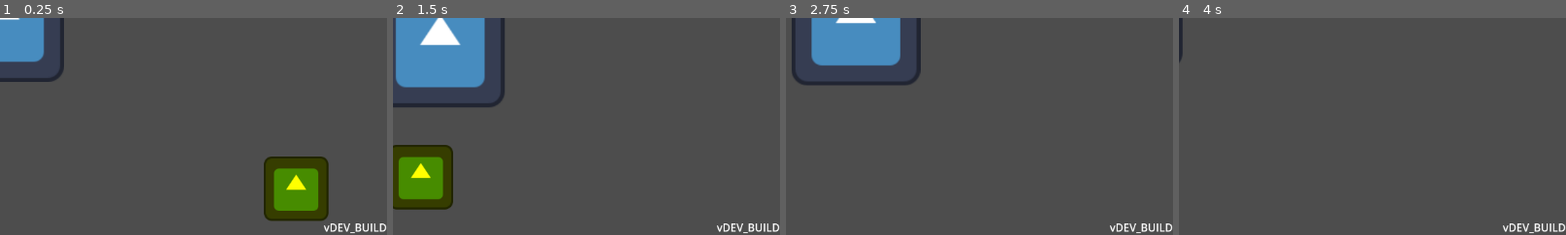
Above: before the commit, frames 1-4 (left to right).
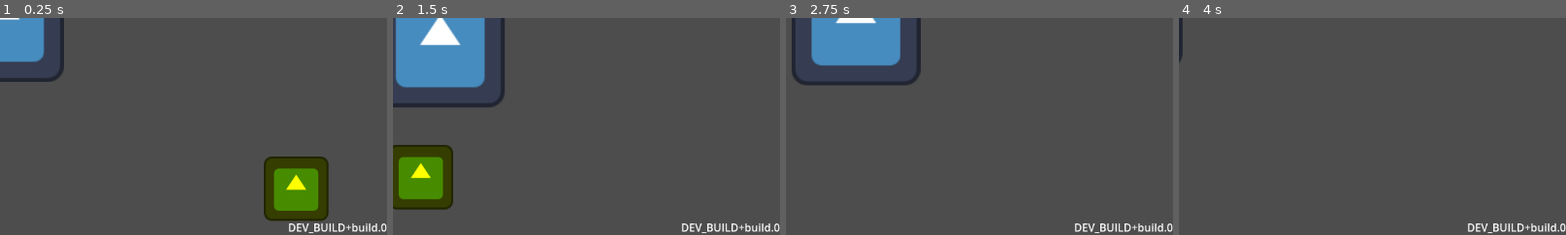
Above: after the commit, the same moments.

Repository: JulianGrey/godot_test
Game: Godot game, scene res://world.tscn
Same seed, same stepped clock (60 frames per second), same inputs: the game is played once before the commit and once after it. The engine's default icon, where the game draws it, is replaced by a stand-in: a white triangle on a blue panel in a dark square.
Inputs:
- Up to frame 1 (0.25 s): no input
- Up to frame 2 (1.5 s): tap Enter at 0.5 s; hold D (move_right) 0.53-1.28 s; hold S (move_down) from 1.28 s (still down)
- Up to frame 3 (2.75 s): release S (move_down) at 2.03 s; hold D (move_right) from 2.03 s (still down)
- Up to frame 4 (4 s): release D (move_right) at 2.78 s; hold W (move_up) 2.78-3.53 s; hold A (move_left) from 3.53 s (still down)
The pictures show only the part of the screen within x 50-100%, y 50-100%; the shares and areas given below are measured in that part.

The runs differ from the first frame. In frame 1, 0.7% of the frame differs, in the area x 74-100%, y 94-100%; in frame 2, 0.7%; in frame 3, 0.7%; in frame 4, 0.7%.

Commit message:
Add build number to versioning

Diff:
--- a/Global.gd
+++ b/Global.gd
@@ -2,3 +2,4 @@
 
 # The CI pipeline will search for "DEV_BUILD" and replace it.
 var version: String = "DEV_BUILD"
+var build_number: String = "0"
--- a/versionLabel.gd
+++ b/versionLabel.gd
@@ -2,4 +2,4 @@
 
 func _ready():
 	# Access the singleton we created in Step 1
-	text = "v" + Global.version
+	text = "%s+build.%s" % [Global.version, Global.build_number]
Not shown, changed: .github/workflows/main.yml
